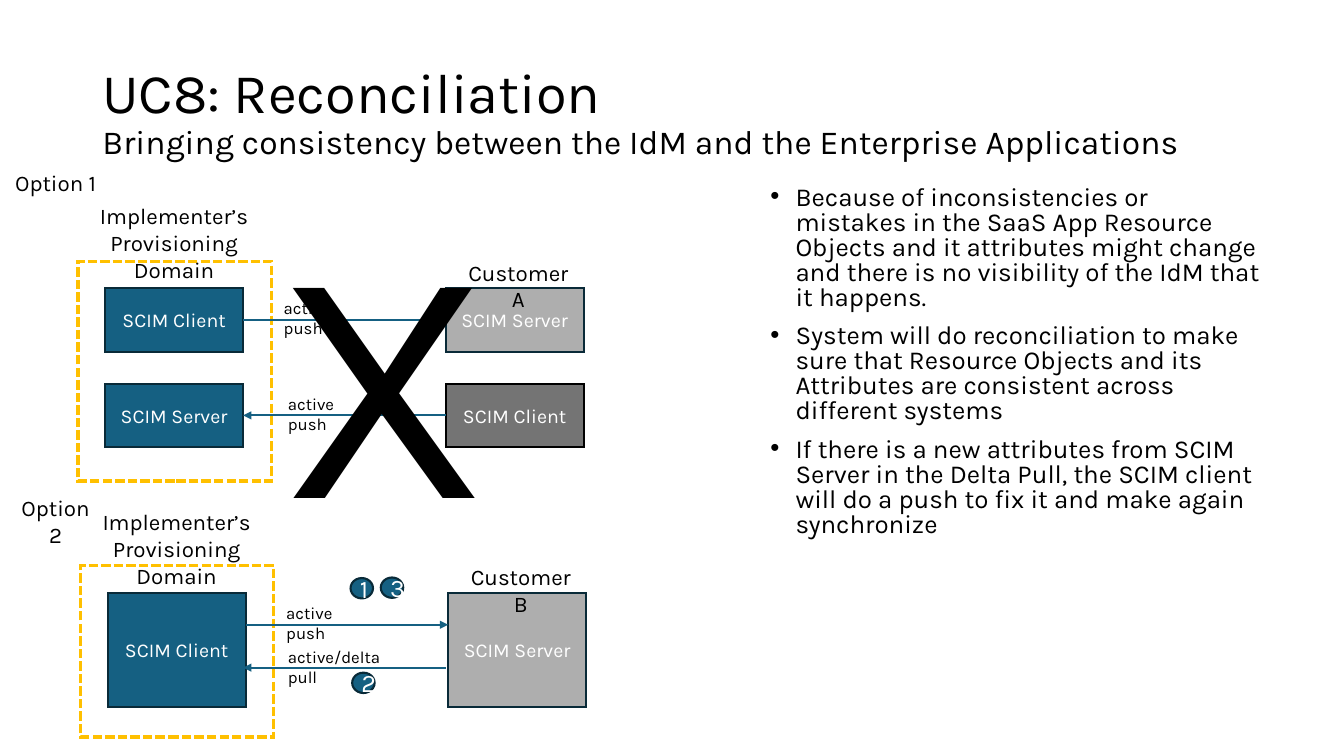
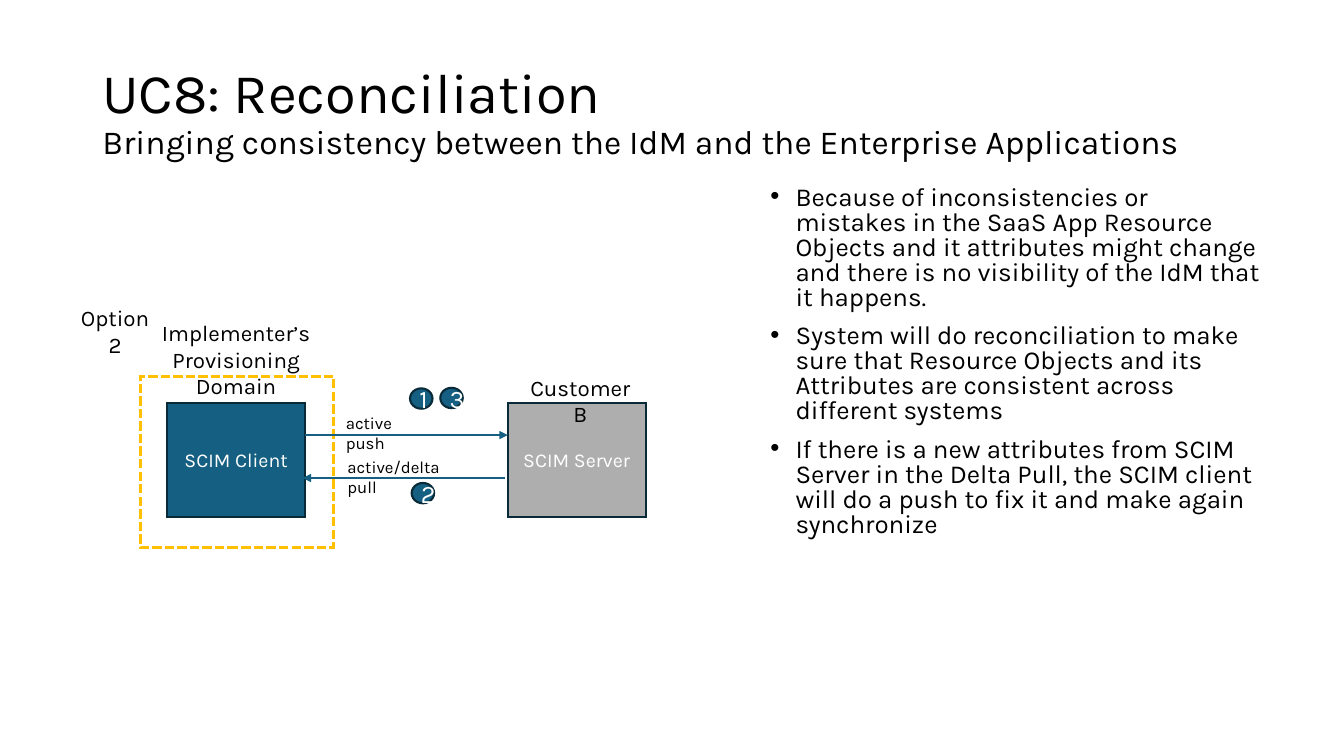
Before and after one commit to pamelatech/scim-use-case-revamp, a slide deck: slide 34 of Use Cases 16 Apr 2024.pptx. Drawn at 1344x756 pixels with LibreOffice and Linux fonts; fonts in the diff are those of the drawing. Boxes give left, top, right and bottom in pixels: in the first picture for what was removed or moved away, otherwise in the second. Text is boxed around its words. In the diff, an @@ line names an element or a change of style, - is before the commit and + after.

```diff
--- a/Use Cases 16 Apr 2024.pptx
+++ b/Use Cases 16 Apr 2024.pptx
@@ text removed at box(15, 175, 96, 197) @@
-Option 1
@@ text removed at box(100, 208, 248, 279) @@
-Implementer’s
-Provisioning Domain
@@ rectangle removed at box(78, 261, 271, 481) @@
@@ text removed at box(278, 266, 492, 575) @@
-X
@@ text removed at box(468, 266, 568, 307) @@
-Customer A
@@ rectangle removed at box(105, 288, 243, 352) @@
-SCIM Client
@@ text removed at box(284, 299, 330, 338) @@
-active push
@@ rectangle removed at box(446, 288, 584, 352) @@
-SCIM Server
@@ arrow removed from (243, 321) to (446, 321) @@
@@ rectangle removed at box(105, 384, 243, 448) @@
-SCIM Server
@@ rectangle removed at box(446, 384, 584, 448) @@
-SCIM Client
@@ arrow removed from (446, 415) to (243, 415) @@
@@ text removed at box(288, 398, 334, 434) @@
-active push
@@ 5 texts, 3 rectangles, 3 ellipses, 2 arrows: place and size @@
-5 texts, 3 rectangles, 3 ellipses, 2 arrows at box(21, 500, 587, 737)
+5 texts, 3 rectangles, 3 ellipses, 2 arrows at box(81, 310, 646, 547)
```
Also in this commit, not shown: 4 other slides changed.
